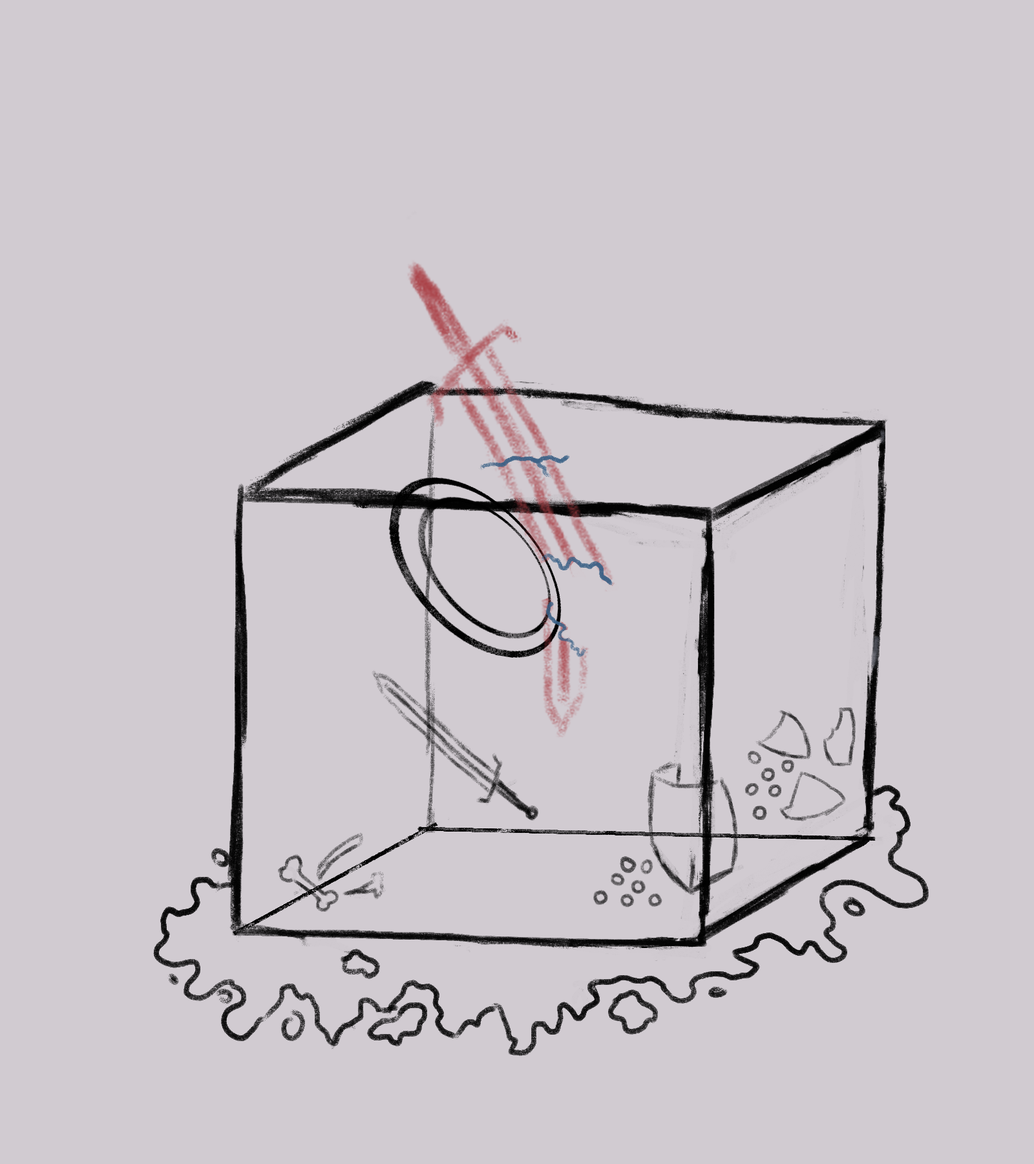
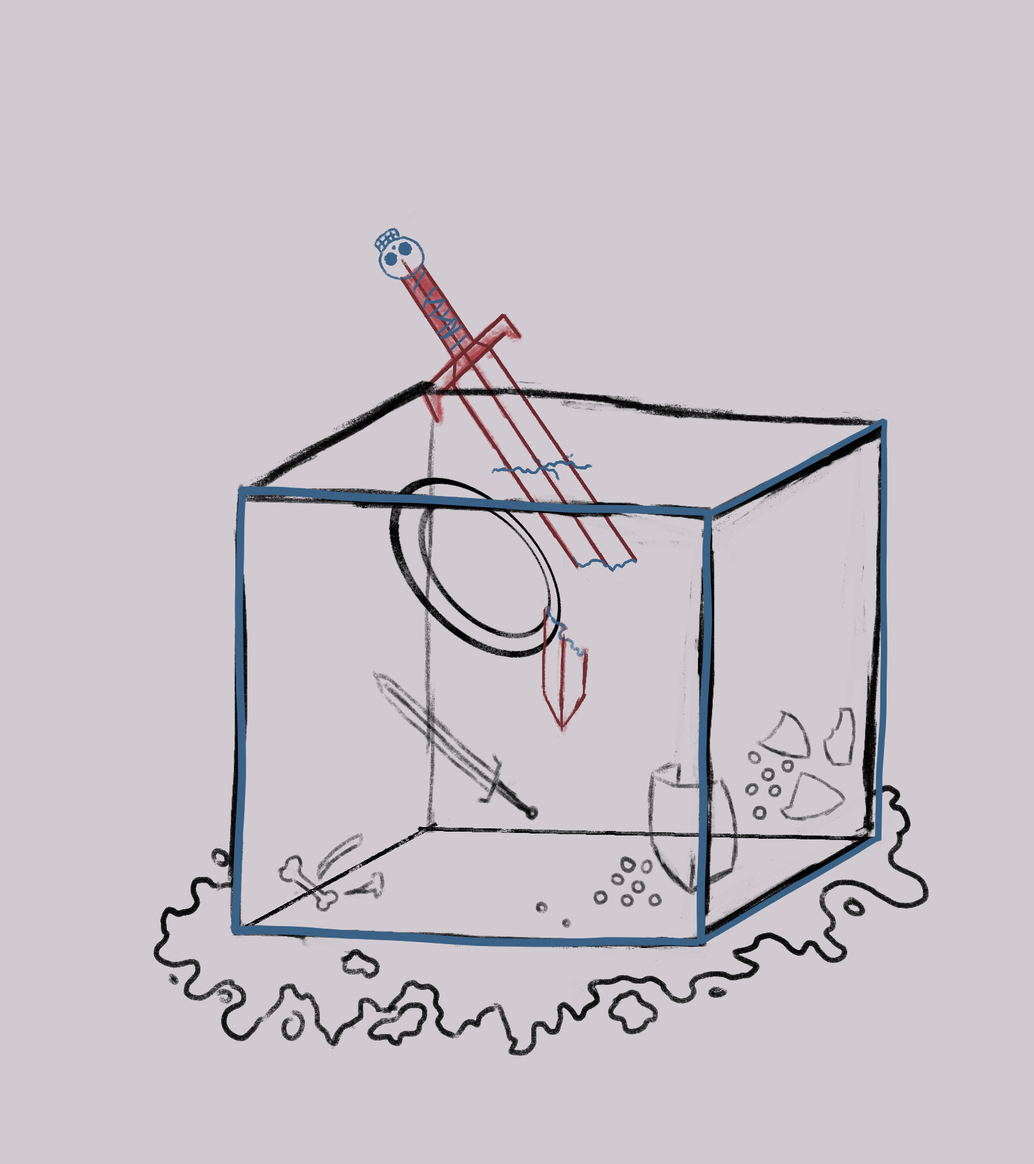
Layers edited between the first and the second 1034px x 1164px image:
added layer "Pintar camada 4" above "Agrupar 1" over [230, 413, 889, 947]
moved "Pintar camada 2 (colado)" into group "Agrupar 1", painted on it over [230, 372, 889, 947]
painted on "Copiar de Pintar camada 1 (colado)" over [330, 223, 662, 738]
painted on "Pintar camada 3 (colado)" over [248, 786, 828, 947]
painted on "Pintar camada 2" over [371, 703, 869, 911]
painted on "Pintar camada 1 (colado)" over [540, 643, 548, 715]
painted on "Pintar camada 1 Mescladas" over [378, 448, 586, 697]
moved "Pintar camada 3" into group "Agrupar 1", painted on it over [230, 372, 889, 947]
